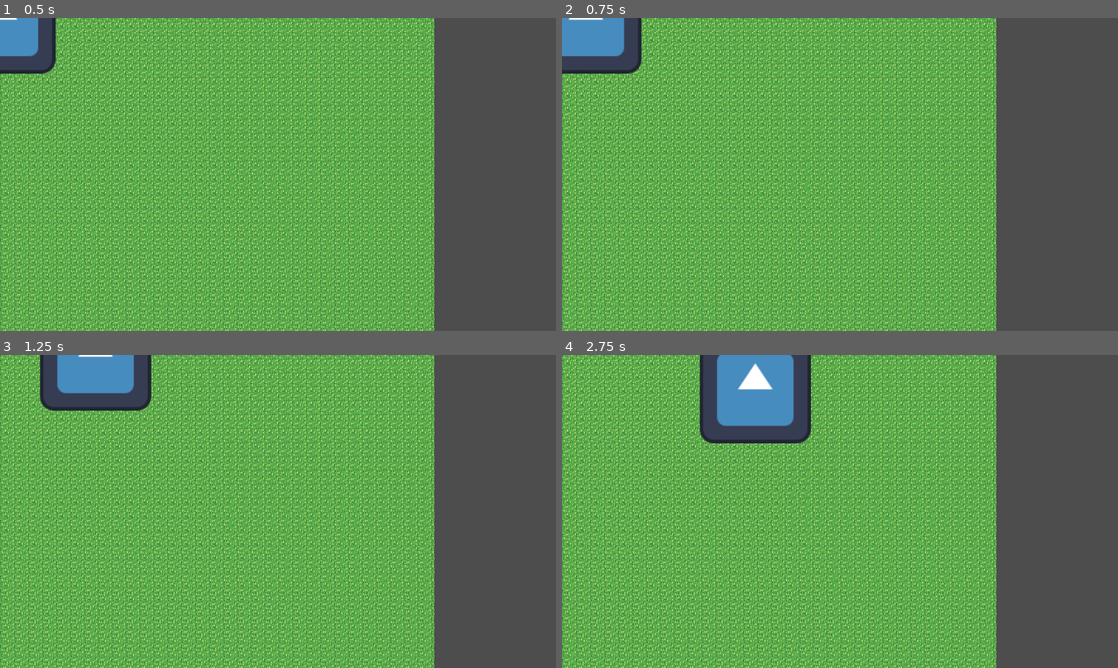
Above: before the commit, frames 1-4 (two rows, left to right).
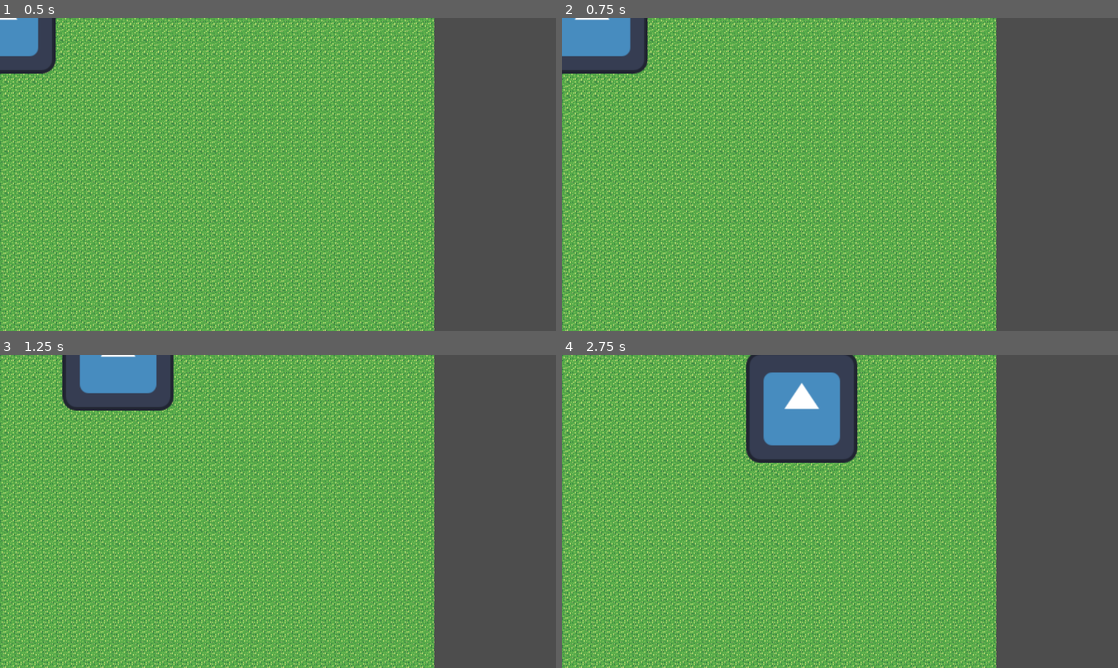
Above: after the commit, the same moments.

Repository: allanrrick/projeto-rogue
Game: Godot game, scene res://Scenes/scene.tscn
Two runs of this game, one before a commit and one after it. Both use one fixed random seed, a clock stepped at 60 frames per second and the inputs below. The engine's default icon, where the game draws it, is replaced by a stand-in: a white triangle on a blue panel in a dark square.
Inputs:
- Up to frame 1 (0.5 s): no input
- Up to frame 2 (0.75 s): tap Enter at 0.5 s; hold D (right) from 0.53 s (still down); tap Shift (dash) at 0.6 s
- Up to frame 3 (1.25 s): keep holding D (right)
- Up to frame 4 (2.75 s): release D (right) at 1.28 s; hold S (down) 1.28-2.03 s; tap Shift (dash) at 1.35, 2.1 s; hold D (right) from 2.03 s (still down)

Frame 1 is identical in both runs. In frame 2, 0.5% of the frame differs, in the area x 1-16%, y 0-18%; in frame 3, 2.4%; in frame 4, 8.1%, in the area x 24-54%, y 0-35%.

Commit message:
balance: Ajusta velocidade de movimento e dash

Diff:
--- a/Scenes/player.gd
+++ b/Scenes/player.gd
@@ -1,6 +1,6 @@
 extends CharacterBody2D
 
-var original_speed = 50.0;
+var original_speed = 80.0;
 var actual_speed = original_speed;
 var is_dash_ready = true;
 
@@ -23,7 +23,7 @@
 	move_and_slide();
 
 func dash():
-	actual_speed = original_speed * 4;
+	actual_speed = original_speed * 3;
 	## starta o timer de 0.5 segundos.
 	$Timer.start();
 
